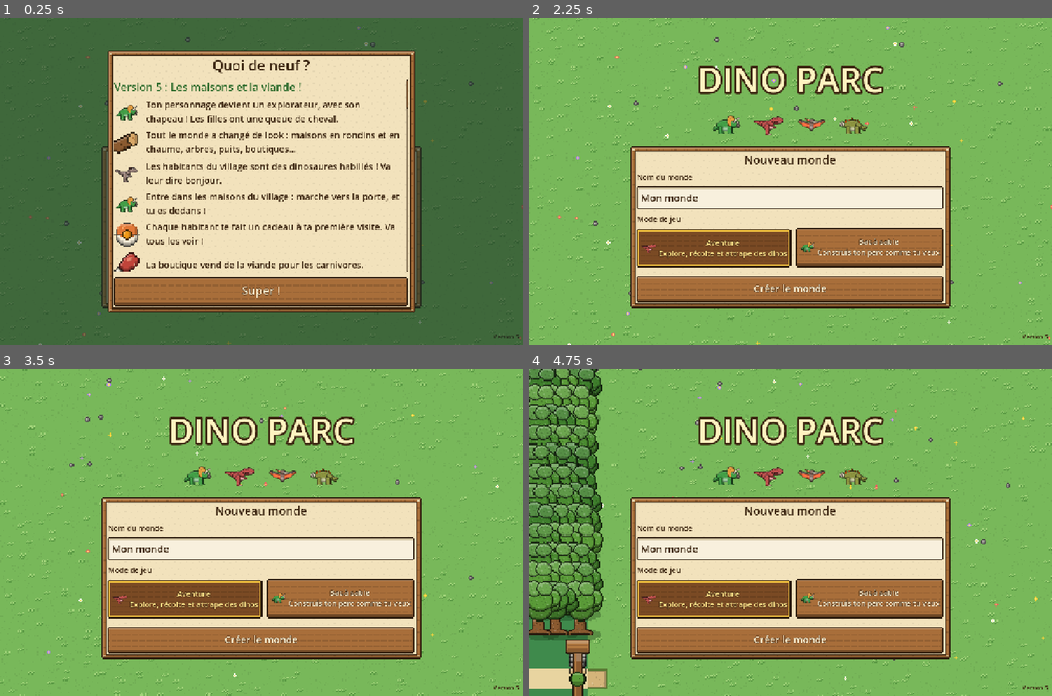
Above: before the commit, frames 1-4 (two rows, left to right).
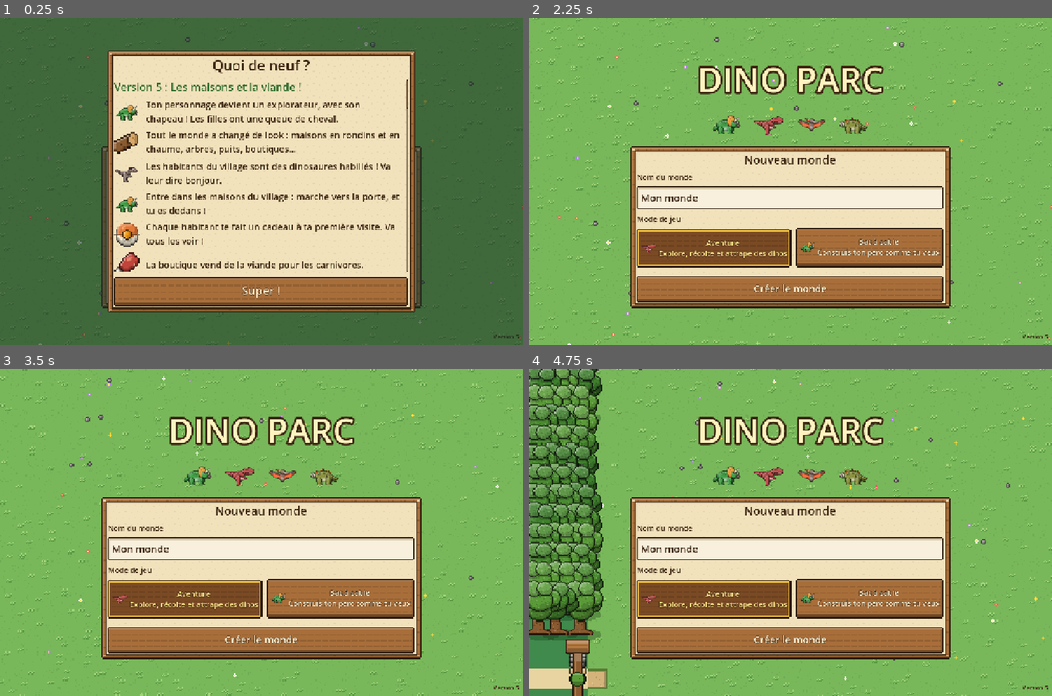
Above: after the commit, the same moments.

Repository: kevindjf/dino-parc
Game: Godot game, scene res://main.tscn
Two runs of this game, one before a commit and one after it. Both use one fixed random seed, a clock stepped at 60 frames per second and the inputs below.
Inputs (mouse positions are in pixels of both pictures, inside the frame that each line leads up to):
- Up to frame 1 (0.25 s): no input
- Up to frame 2 (2.25 s): click "Aventure Explore, récolte et …" at 0.5 s; click "Bac à sable Construis ton par…" at 1.25 s; click "Créer le monde" at 2 s
- Up to frame 3 (3.5 s): tap Enter at 2.75 s; move the mouse to (235, 597) at 2.77 s; hold Up from 2.78 s (still down); tap I at 2.85 s; click (235, 597) at 2.92 s; tap Space at 3.02, 3.32 s
- Up to frame 4 (4.75 s): release Up at 3.5 s; drag from (947, 581) to (764, 597) at 3.52 s; tap Space at 4.25 s; move the mouse to (633, 483) at 4.27 s; hold Left from 4.28 s (still down); tap B at 4.35 s

The runs differ from the first frame. In frame 1, 0.2% of the frame differs, in the area x 21-27%, y 26-78%; in frame 2, 0.1%; in frame 3, 0.1%; in frame 4, 0.8%, in the area x 0-65%, y 0-81%.

Commit message:
feat: rounder shading, bigger eyes, back patterns and thighs for every dinosaur
Co-Authored-By: Claude Opus 5.5 (1M context) <noreply@anthropic.com>

Diff:
--- a/scripts/dino_art.gd
+++ b/scripts/dino_art.gd
@@ -45,8 +45,8 @@
 			var c := image.get_pixel(x, y)
 			if c.a < 0.5 or c.get_luminance() < 0.15 or c.get_luminance() > 0.9 or c.s < 0.12:
 				continue
-			if (x * 7 + y * 13) % 11 == 0:
+			if (x * 7 + y * 13) % 19 == 0:
 				image.set_pixel(x, y, c.darkened(0.12))
-			elif (x * 5 + y * 3) % 17 == 0:
+			elif (x * 5 + y * 3) % 29 == 0:
 				image.set_pixel(x, y, c.lightened(0.1))
 	return image
--- a/scripts/dino_hand.gd
+++ b/scripts/dino_hand.gd
@@ -13,29 +13,30 @@
 
 # k: size of the drawing; top: room added above it (a sail, a crest); accent: the frill or the
 # plates when the catalog's second color is not the right one; head: the head of a small biped;
-# neck: how much higher a small biped holds its head; crest: the crest of a flyer.
+# neck: how much higher a small biped holds its head; crest: the crest of a flyer; pattern: marks
+# on the back (stripes, spots or bands).
 const SPECIES := {
-	"triceratops": {"plan": "quad", "k": 1.0, "accent": Color("e8a040")},
-	"pachyrhinosaurus": {"plan": "quad", "k": 0.82, "accent": Color("d8b878")},
-	"stegosaurus": {"plan": "quad", "k": 1.0},
+	"triceratops": {"plan": "quad", "k": 1.0, "accent": Color("e8a040"), "pattern": "spots"},
+	"pachyrhinosaurus": {"plan": "quad", "k": 0.82, "accent": Color("d8b878"), "pattern": "spots"},
+	"stegosaurus": {"plan": "quad", "k": 1.0, "pattern": "bands"},
 	"ankylosaurus": {"plan": "quad", "k": 0.9},
 	"trex": {"plan": "theropod", "k": 1.0},
 	"carnotaurus": {"plan": "theropod", "k": 0.78},
-	"dilophosaurus": {"plan": "theropod", "k": 0.62, "top": 4},
-	"yutyrannus": {"plan": "theropod", "k": 0.84},
+	"dilophosaurus": {"plan": "theropod", "k": 0.62, "top": 4, "pattern": "spots"},
+	"yutyrannus": {"plan": "theropod", "k": 0.84, "pattern": "bands"},
 	"spinosaurus": {"plan": "theropod", "k": 1.08, "top": 14},
-	"velociraptor": {"plan": "small", "k": 1.0, "head": "raptor"},
-	"pachycephalosaurus": {"plan": "small", "k": 1.1, "head": "dome"},
-	"gallimimus": {"plan": "small", "k": 1.12, "head": "beak", "neck": 6, "top": 6},
-	"parasaurolophus": {"plan": "small", "k": 1.45, "head": "duck", "top": 5},
-	"diplodocus": {"plan": "sauropod", "k": 1.0},
-	"brachiosaurus": {"plan": "sauropod", "k": 1.0, "tall": true, "top": 4},
+	"velociraptor": {"plan": "small", "k": 1.0, "head": "raptor", "pattern": "stripes"},
+	"pachycephalosaurus": {"plan": "small", "k": 1.1, "head": "dome", "pattern": "spots"},
+	"gallimimus": {"plan": "small", "k": 1.12, "head": "beak", "neck": 6, "top": 6, "pattern": "stripes"},
+	"parasaurolophus": {"plan": "small", "k": 1.45, "head": "duck", "top": 5, "pattern": "stripes"},
+	"diplodocus": {"plan": "sauropod", "k": 1.0, "pattern": "bands"},
+	"brachiosaurus": {"plan": "sauropod", "k": 1.0, "tall": true, "top": 4, "pattern": "spots"},
 	"pteranodon": {"plan": "flyer", "k": 1.0, "crest": "long"},
 	"quetzalcoatlus": {"plan": "flyer", "k": 1.35, "crest": "short"},
 	"dimorphodon": {"plan": "flyer", "k": 0.72, "crest": "none"},
 	"tapejara": {"plan": "flyer", "k": 0.85, "crest": "sail"},
 	"mosasaurus": {"plan": "mosasaur", "k": 1.0},
-	"plesiosaurus": {"plan": "plesio", "k": 1.0},
+	"plesiosaurus": {"plan": "plesio", "k": 1.0, "pattern": "spots"},
 }
 # side / front: design size seen from the side / from the front and the back. feet: x of the
 # feet on the side drawing. anchor: for flyers and swimmers, the middle of the body.
@@ -108,18 +109,86 @@
 			_mosasaur(l, sp, frame, pose)
 		"plesio":
 			_plesio(l, sp, frame, pose)
+	if info.has("pattern"):
+		_pattern(l.image, info.pattern, sp.color, info.k)
 	return l.image
 
 
+# Darker marks on the back, measured from the top of the skin in each column, so that they follow
+# the body when it bobs up and down. Only the skin is marked, not the frill, plates or eyes.
+static func _pattern(image: Image, kind: String, skin: Color, k: float) -> void:
+	var reach := roundi(7 * k)
+	for x in image.get_width():
+		var back := -1
+		for y in image.get_height():
+			var c := image.get_pixel(x, y)
+			if c.a < 0.5 or not _is_skin(c, skin):
+				continue
+			if back < 0:
+				back = y
+			var depth := y - back
+			if depth < 1 or depth > reach:
+				continue
+			var mark := false
+			match kind:
+				"stripes":
+					# Thin stripes going down from the spine, shorter every other one.
+					mark = x % 5 < 2 and depth <= reach - (2 if (x / 5) % 2 == 0 else 0)
+				"bands":
+					mark = x % 9 < 4 and depth <= reach - 2
+				"spots":
+					# A grid of 4 x 4 cells, every other row shifted, most of them holding a spot.
+					var row := depth / 4
+					var sx := x + (2 if row % 2 == 1 else 0)
+					var cell := Vector2i(sx / 4, row)
+					if (cell.x * 7 + cell.y * 13) % 5 < 3:
+						var inside := Vector2i(sx % 4, depth % 4)
+						mark = inside.x in [1, 2] and inside.y in [1, 2]
+			if mark:
+				image.set_pixel(x, y, c.darkened(0.3))
+
+
+# True for the skin color and its shades, not the outline nor the other colors.
+static func _is_skin(c: Color, skin: Color) -> bool:
+	if c.get_luminance() < skin.get_luminance() * 0.45:
+		return false
+	if skin.s < 0.2:
+		# A grey or pale skin has no real hue: its shades are the colors as grey as it.
+		return c.s < skin.s + 0.1 and c.get_luminance() < 0.95
+	var hue := absf(c.h - skin.h)
+	return minf(hue, 1.0 - hue) < 0.04 and absf(c.s - skin.s) < 0.25
+
+
+# A side eye looking ahead (to the right): white, a big dark pupil with a spark of light, and a
+# brow above it. Closed, a curved line.
 static func _eye(l: Layers, x: float, y: float, closed: bool) -> void:
 	if closed:
 		l.dot(x, y + 1, EYE)
+		l.dot(x + 1, y + 1.5, EYE)
+		l.dot(x + 2, y + 1, EYE)
+		return
+	for dx in 3:
+		l.shade(x + dx, y - 1.2, 0.45)
+	l.dot(x, y, Color.WHITE)
+	l.dot(x, y + 1, Color.WHITE)
+	l.dot(x + 1, y, Color.WHITE)
+	l.dot(x + 2, y, EYE)
+	l.dot(x + 1, y + 1, EYE)
+	l.dot(x + 2, y + 1, EYE)
+
+
+# An eye seen from the front: a dark round pupil with a spark of light, under a brow.
+static func _front_eye(l: Layers, x: float, y: float, closed: bool) -> void:
+	if closed:
+		l.dot(x, y + 1, EYE)
 		l.dot(x + 1, y + 1, EYE)
-	else:
-		l.dot(x, y, Color.WHITE)
-		l.dot(x + 1, y, EYE)
-		l.dot(x, y + 1, Color.WHITE)
-		l.dot(x + 1, y + 1, EYE)
+		return
+	l.shade(x, y - 1.2, 0.45)
+	l.shade(x + 1, y - 1.2, 0.45)
+	l.dot(x, y, Color.WHITE)
+	l.dot(x + 1, y, EYE)
+	l.dot(x, y + 1, EYE)
+	l.dot(x + 1, y + 1, EYE)
 
 
 static func _toes(l: Layers, x: float, y: float, steps: Array) -> void:
@@ -273,22 +342,23 @@
 			l.part([l.ellipse(cx, 17 + y, 3, 2.2)], accent.darkened(0.1), 1, 1)
 		if roar:
 			l.part([l.ellipse(cx, 24 + y, 2.5, 1.5)], MOUTH, 0, 0)
-		for x in [cx - 4, cx + 3]:
-			l.dot(x, 13 + y, Color.WHITE if not sleep else skin)
-			l.dot(x, 14 + y, EYE)
+		for x in [cx - 5, cx + 3]:
+			_front_eye(l, x, 13 + y, sleep)
 		return
 	# A small head low in front of the body.
 	var hy := 25 if armor else 23
 	l.part([l.ellipse(cx, hy + y, 6 if armor else 4.5, 4)], skin)
 	l.part([l.ellipse(cx, hy + 2.5 + y, 2.5, 1.5)], MOUTH if roar else BEAK, 0, 0)
-	for x in [cx - 3, cx + 2]:
-		l.dot(x, hy - 2 + y, Color.WHITE if not sleep else skin)
-		l.dot(x, hy - 1 + y, EYE)
-
-
-# A straight heavy leg from the shoulder or the hip down to a round foot on the ground.
+	for x in [cx - 4, cx + 2]:
+		_front_eye(l, x, hy - 2 + y, sleep)
+
+
+# A heavy leg: a round thigh at the shoulder or the hip, a shin narrowing down to the ankle, and a
+# wide round foot on the ground.
 static func _pillar(l: Layers, top: Vector2, foot_x: float, ground: int, thick := 3.4) -> PackedByteArray:
-	return _union([l.limb(top, Vector2(foot_x, ground - 3), thick, thick * 0.85), l.ellipse(foot_x + 0.5, ground - 1.2, thick + 0.6, 1.8)])
+	var thigh := l.ellipse(top.x + (foot_x - top.x) * 0.2, top.y + thick * 0.6, thick * 1.25, thick * 1.2)
+	var shin := l.limb(top + Vector2(0, thick), Vector2(foot_x, ground - 3), thick * 0.95, thick * 0.75)
+	return _union([thigh, shin, l.ellipse(foot_x + 0.5, ground - 1.2, thick + 0.6, 1.8)])
 
 
 # --- Big meat eaters: T-Rex, carnotaurus, dilophosaurus, yutyrannus, spinosaurus --------------
--- a/scripts/layers.gd
+++ b/scripts/layers.gd
@@ -102,30 +102,75 @@
 	var first := mask.find(1)
 	if first < 0:
 		return
-	var has := func(x: int, y: int) -> bool:
-		return x >= 0 and y >= 0 and x < size.x and y < size.y and mask[y * size.x + x] == 1
+	# A copy of the mask with a border of 2 empty pixels all around, read without bound checks.
+	var w := size.x + 4
+	var m := PackedByteArray()
+	m.resize(w * (size.y + 4))
+	var left := size.x
+	var right := 0
+	var top := first / size.x
+	var bottom := mask.rfind(1) / size.x
+	for y in range(top, bottom + 1):
+		for x in size.x:
+			if mask[y * size.x + x] == 1:
+				m[(y + 2) * w + x + 2] = 1
+				left = mini(left, x)
+				right = maxi(right, x)
 	var light := color.lightened(0.22)
+	var shine := color.lightened(0.4)
 	var dark := color.darkened(0.2)
 	var deep := color.darkened(0.36)
-	# Only the rows of the part, and the outline just around them.
-	for y in range(maxi(first / size.x - 1, 0), mini(mask.rfind(1) / size.x + 2, size.y)):
-		for x in size.x:
-			if not has.call(x, y):
-				if outline and (has.call(x + 1, y) or has.call(x - 1, y) or has.call(x, y + 1) or has.call(x, y - 1)):
-					image.set_pixel(x, y, color.darkened(0.72))
+	# To round the part: lighter toward the top left, darker toward the bottom right, in three
+	# tones with a checker where they meet.
+	var lit := color.lightened(0.13)
+	var dim := color.darkened(0.13)
+	var span := Vector2(maxf(right - left, 1), maxf(bottom - top, 1))
+	var x0 := maxi(left - 1, 0)
+	var x1 := mini(right + 2, size.x)
+	# The part casts a shadow on what is behind it, just under its outline, so that a leg or a
+	# head stands out from the body.
+	if outline:
+		for y in range(top + 2, mini(bottom + 3, size.y)):
+			for x in range(x0, x1):
+				var i := (y + 2) * w + x + 2
+				if m[i] == 1 or m[i - 1] == 1 or m[i + 1] == 1 or m[i - w] == 1 or m[i + w] == 1:
+					continue
+				if m[i - 2 * w] == 1 or m[i - 2 * w - 1] == 1 or m[i - 2 * w + 1] == 1:
+					var behind := image.get_pixel(x, y)
+					if behind.a > 0.5:
+						image.set_pixel(x, y, behind.darkened(0.18))
+	for y in range(maxi(top - 1, 0), mini(bottom + 2, size.y)):
+		for x in range(x0, x1):
+			var i := (y + 2) * w + x + 2
+			if m[i] == 0:
+				if outline and (m[i - 1] == 1 or m[i + 1] == 1 or m[i - w] == 1 or m[i + w] == 1):
+					# Lit from the top: the outline is softer on top than at the bottom.
+					var above := m[i + w] == 1 and m[i - w] == 0
+					image.set_pixel(x, y, color.darkened(0.6 if above else 0.75))
 				continue
 			var c := color
+			if rim > 0:
+				var t := ((x - left) / span.x * 0.6 + (y - top) / span.y) / 1.6
+				var checker := (x + y) % 2 == 0
+				if t < 0.3 or (t < 0.36 and checker):
+					c = lit
+				elif t > 0.7 or (t > 0.64 and checker):
+					c = dim
 			var up := 0
-			while up < rim and has.call(x, y - up - 1):
+			while up < rim and y - up - 1 >= -2 and m[i - (up + 1) * w] == 1:
 				up += 1
 			var down := 0
-			while down < low and has.call(x, y + down + 1):
+			while down < low and y + down + 1 < size.y + 2 and m[i + (down + 1) * w] == 1:
 				down += 1
+			var edge_left := m[i - 1] == 0
 			if up < rim:
+				# The top left corner of the part catches the most light.
+				c = shine if edge_left else light
+			elif rim > 0 and edge_left and down >= low:
 				c = light
 			if down < low:
 				c = deep if down == 0 and low > 1 else dark
-			elif not has.call(x + 1, y):
+			elif m[i + 1] == 0:
 				c = dark
 			image.set_pixel(x, y, c)
 
@@ -134,3 +179,10 @@
 	var at := Vector2i(_at(x, y).floor())
 	if Rect2i(Vector2i.ZERO, size).has_point(at):
 		image.set_pixel(at.x, at.y, color)
+
+
+# Darkens the pixel already drawn there: a brow, a fold of skin.
+func shade(x: float, y: float, amount: float) -> void:
+	var at := Vector2i(_at(x, y).floor())
+	if Rect2i(Vector2i.ZERO, size).has_point(at) and image.get_pixel(at.x, at.y).a > 0.5:
+		image.set_pixel(at.x, at.y, image.get_pixel(at.x, at.y).darkened(amount))
